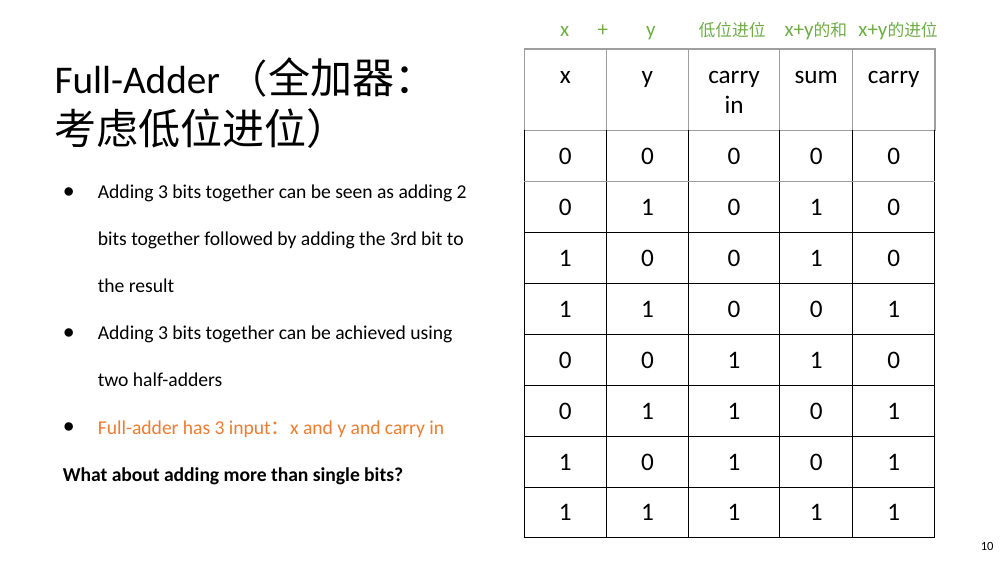
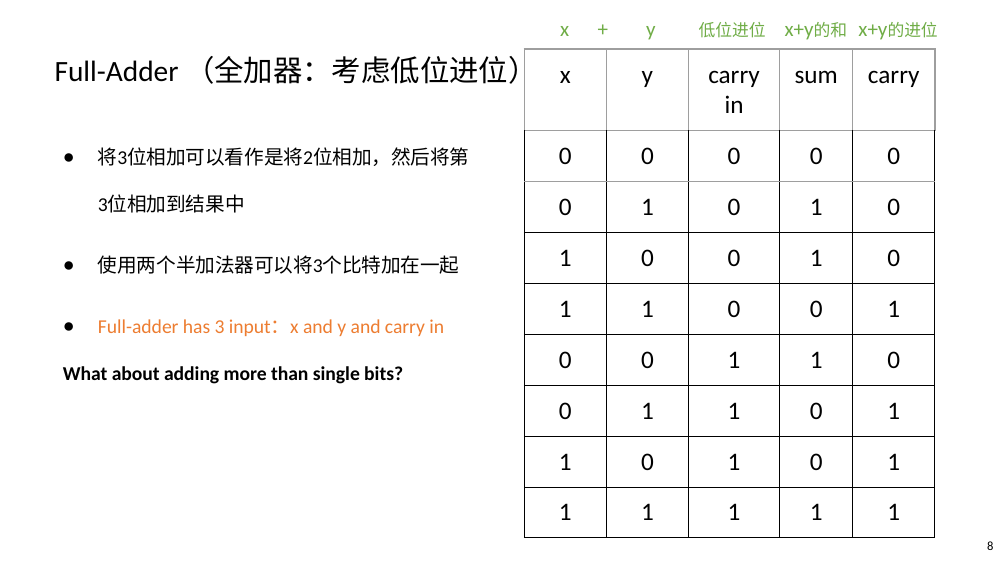
Before and after one commit to vcboy1/Leeds, a slide deck: slide 8 of 26fall/1860/Lecture/Week1.7/Lec_1.7.1_Adders_and_the_ALU.pptx (slide 10 before the commit). Drawn at 1008x567 pixels with LibreOffice and Linux fonts; fonts in the diff are those of the drawing. Boxes give left, top, right and bottom in pixels: in the first picture for what was removed or moved away, otherwise in the second. Text is boxed around its words. In the diff, an @@ line names an element or a change of style, - is before the commit and + after.

```diff
--- a/26fall/1860/Lecture/Week1.7/Lec_1.7.1_Adders_and_the_ALU.pptx
+++ b/26fall/1860/Lecture/Week1.7/Lec_1.7.1_Adders_and_the_ALU.pptx
@@ text at (55, 51, 537, 89): text changed; size 37.3 to 28 pt @@
-Full-Adder （全加器：
-考虑低位进位）
+Full-Adder （全加器：考虑低位进位）
@@ text "将3位相加可以看作是将2位相加，然后将第3位相加到结果中": place and size @@
-text "将3位相加可以看作是将2位相加，然后将第3位相加到结果中" at (63, 184, 467, 485)
+text "将3位相加可以看作是将2位相加，然后将第3位相加到结果中" at (63, 147, 469, 384)
@@ text at (98, 147, 469, 274): text changed @@
-● Adding 3 bits together can be seen as adding 2 bits together followed by adding the 3rd bit to the result
-● Adding 3 bits together can be achieved using two half-adders
+● 将3位相加可以看作是将2位相加，然后将第3位相加到结果中
+● 使用两个半加法器可以将3个比特加在一起
@@ text at (98, 319, 444, 336): more space between paragraphs @@
@@ page number at (987, 541, 993, 550): text changed @@
-10
+8
```
Also in this commit, not shown: 21 other slides changed, 1 slide removed, 10 other files.
